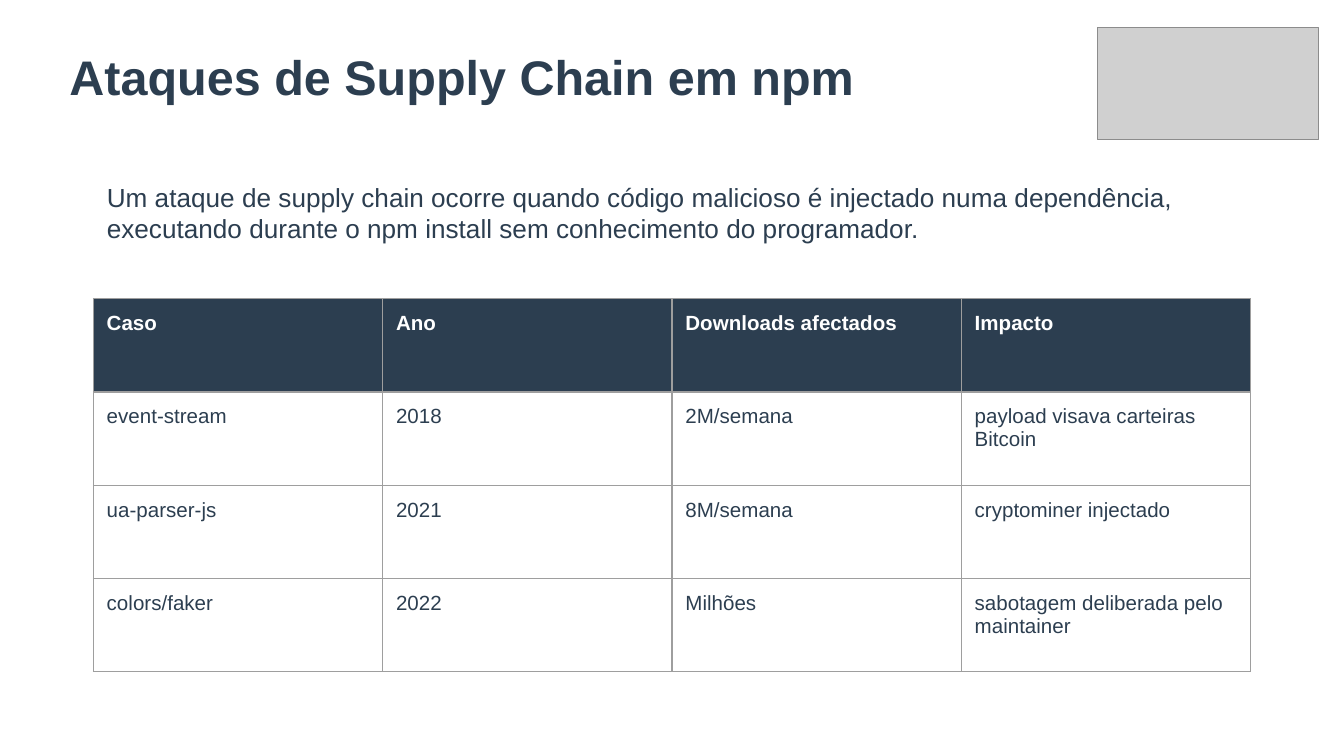
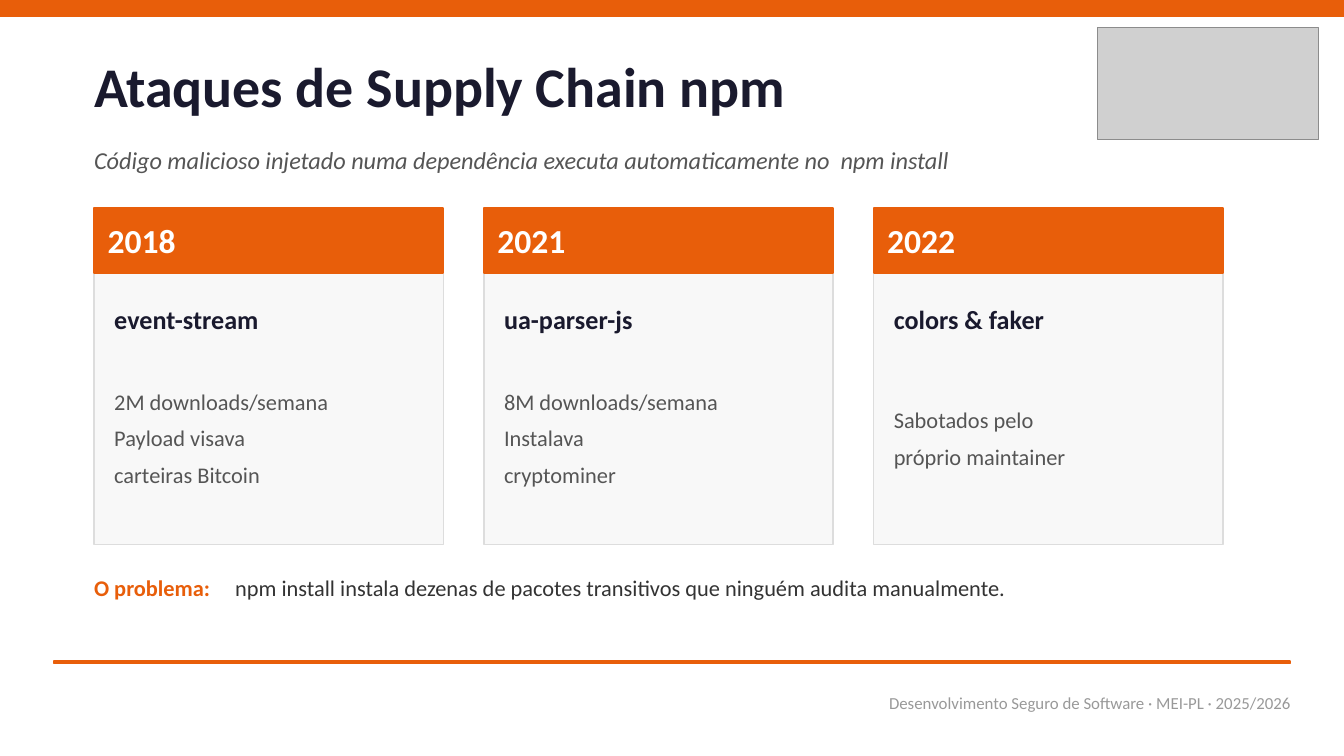
Before and after one commit to srbno/lab-iscte-dss, a slide deck: slide 2 of Gestão Segura de Dependências de Software.pptx. Drawn at 1344x756 pixels with LibreOffice and Linux fonts; fonts in the diff are those of the drawing; grey boxes stand for pictures. Boxes give left, top, right and bottom in pixels: in the first picture for what was removed or moved away, otherwise in the second. Text is boxed around its words. In the diff, an @@ line names an element or a change of style, - is before the commit and + after.

```diff
--- a/Gestão Segura de Dependências de Software.pptx
+++ b/Gestão Segura de Dependências de Software.pptx
@@ rectangle added at (x1=0, y1=0, x2=1344, y2=16), fill #E85E0A, outline #E85E0A 1 pt @@
@@ text "Ataques de Supply Chain npm" at (x1=94, y1=67, x2=785, y2=116): vertical alignment top to middle @@
@@ text at (x1=94, y1=67, x2=785, y2=116): text changed; size 26 to 30 pt; font Arial to Calibri; text colour #2C3E50 to #1A1A2E @@
-Ataques de Supply Chain em npm
+Ataques de Supply Chain npm
@@ text "Código malicioso injetado numa dependência ..." at (x1=94, y1=152, x2=948, y2=173): vertical alignment top to middle @@
@@ text at (x1=94, y1=152, x2=948, y2=173): text changed; size 14 to 13 pt; font Arial to Calibri; text colour #2C3E50 to #555555; italic on @@
-Um ataque de supply chain ocorre quando código malicioso é injectado numa dependência, executando durante o npm install sem conhecimento do programador.
+Código malicioso injetado numa dependência executa automaticamente no npm install
@@ rectangle added at (x1=94, y1=208, x2=444, y2=544), fill #F8F8F8, outline #DDDDDD 0.75 pt @@
@@ rectangle added at (x1=94, y1=208, x2=444, y2=273), fill #E85E0A, outline #E85E0A 1 pt @@
@@ rectangle added at (x1=484, y1=208, x2=833, y2=544), fill #F8F8F8, outline #DDDDDD 0.75 pt @@
@@ rectangle added at (x1=484, y1=208, x2=833, y2=273), fill #E85E0A, outline #E85E0A 1 pt @@
@@ rectangle added at (x1=874, y1=208, x2=1223, y2=544), fill #F8F8F8, outline #DDDDDD 0.75 pt @@
@@ rectangle added at (x1=874, y1=208, x2=1223, y2=273), fill #E85E0A, outline #E85E0A 1 pt @@
@@ text added at (x1=108, y1=230, x2=176, y2=254), 18 pt, text #FFFFFF, bold @@
+2018
@@ text added at (x1=497, y1=231, x2=565, y2=254), 18 pt, text #FFFFFF, bold @@
+2021
@@ text added at (x1=887, y1=231, x2=955, y2=254), 18 pt, text #FFFFFF, bold @@
+2022
@@ table removed at (x1=93, y1=298, x2=1249, y2=739), 4 rows, 4 columns @@
-Caso | Ano | Downloads afectados | Impacto
-event-stream | 2018 | 2M/semana | payload visava carteiras Bitcoin
-ua-parser-js | 2021 | 8M/semana | cryptominer injectado
-colors/faker | 2022 | Milhões | sabotagem deliberada pelo maintainer
@@ text added at (x1=114, y1=312, x2=258, y2=329), 14 pt, text #1A1A2E, bold @@
+event-stream
@@ text added at (x1=504, y1=310, x2=632, y2=334), 14 pt, text #1A1A2E, bold @@
+ua-parser-js
@@ text added at (x1=894, y1=310, x2=1044, y2=329), 14 pt, text #1A1A2E, bold @@
+colors & faker
@@ text added at (x1=114, y1=394, x2=328, y2=483), 12 pt, text #555555 @@
+2M downloads/semana
+Payload visava
+carteiras Bitcoin
@@ text added at (x1=504, y1=394, x2=717, y2=487), 12 pt, text #555555 @@
+8M downloads/semana
+Instalava
+cryptominer
@@ text added at (x1=894, y1=412, x2=1065, y2=469), 12 pt, text #555555 @@
+Sabotados pelo
+próprio maintainer
@@ text added at (x1=94, y1=580, x2=210, y2=600), 12 pt, text #E85E0A, bold @@
+O problema:
@@ text added at (x1=235, y1=580, x2=1004, y2=600), 12 pt, text #333333 @@
+npm install instala dezenas de pacotes transitivos que ninguém audita manualmente.
@@ rectangle added at (x1=54, y1=661, x2=1290, y2=664), fill #E85E0A, outline #E85E0A 1 pt @@
@@ text added at (x1=889, y1=697, x2=1291, y2=712), 9 pt, text #999999 @@
+Desenvolvimento Seguro de Software · MEI-PL · 2025/2026
```
Also in this commit, not shown: 3 other slides changed, 1 slide added, 1 slide removed.
